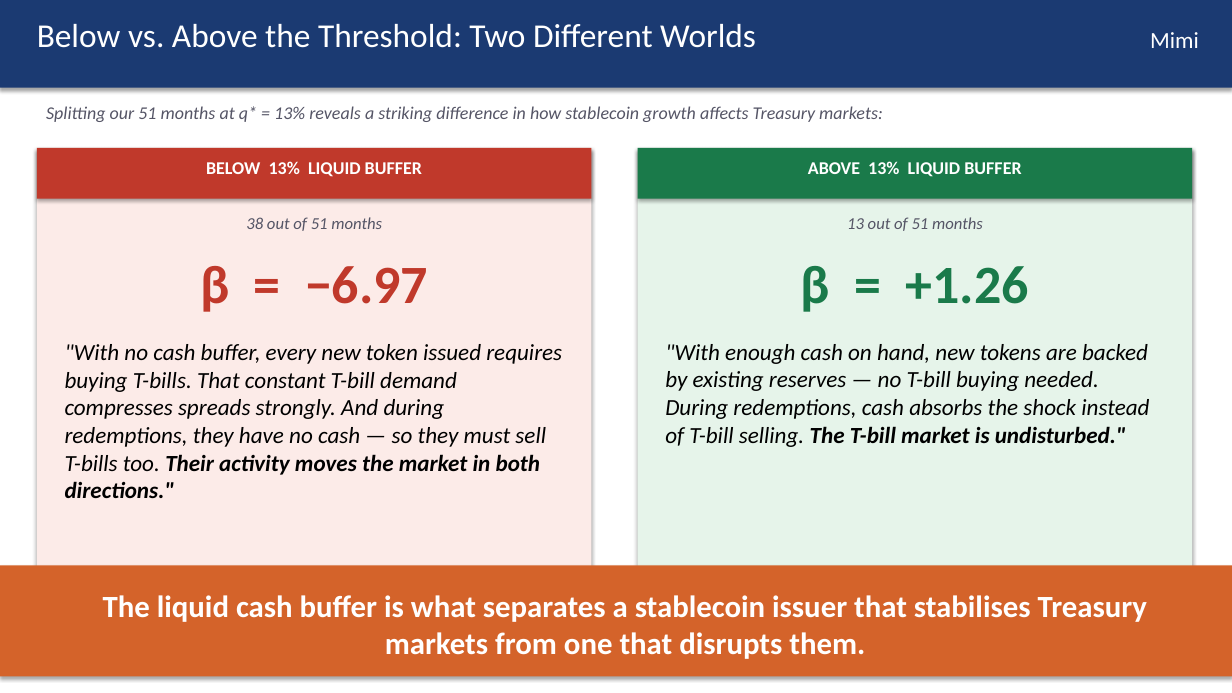
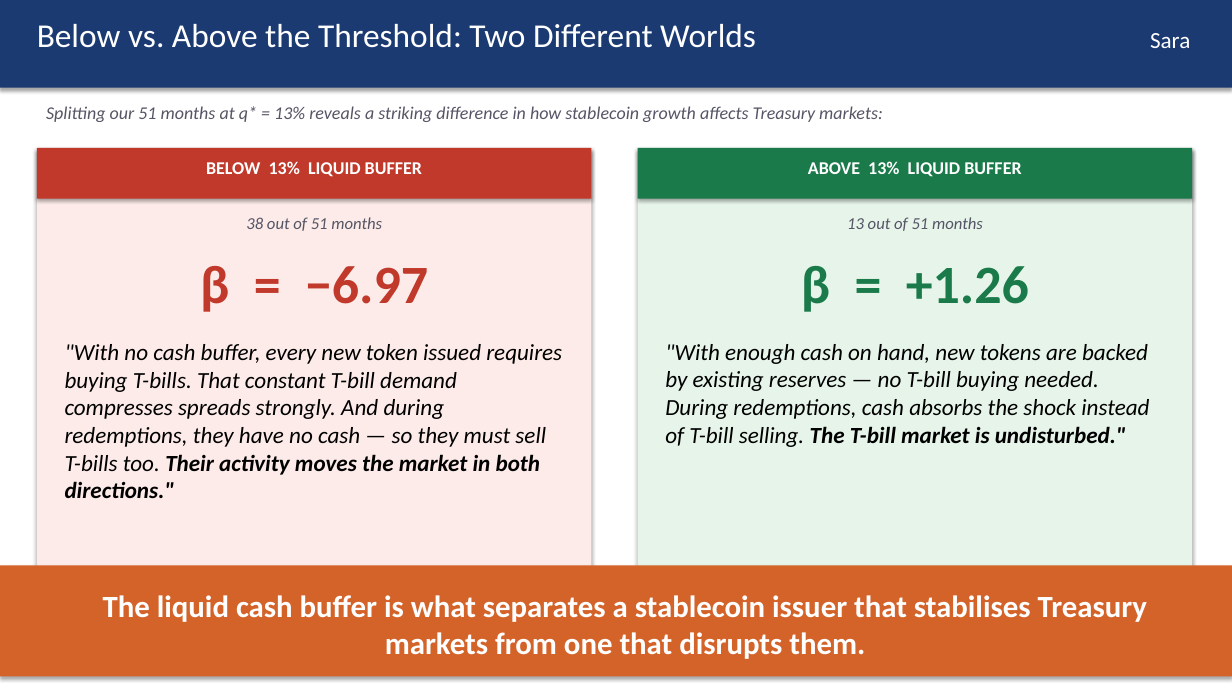
Before and after one commit to kimmireu0921/Stablecoins-and-the-Exorbitant-Privilege, a slide deck: slide 12 of FINAL_0512_Stablecoin_Exorbitant_Privilege.pptx. Drawn at 1232x693 pixels with LibreOffice and Linux fonts; fonts in the diff are those of the drawing. Boxes give left, top, right and bottom in pixels: in the first picture for what was removed or moved away, otherwise in the second. Text is boxed around its words. In the diff, an @@ line names an element or a change of style, - is before the commit and + after.

```diff
--- a/FINAL_0512_Stablecoin_Exorbitant_Privilege.pptx
+++ b/FINAL_0512_Stablecoin_Exorbitant_Privilege.pptx
@@ text at (1150,33,1190,48): text changed @@
-Mimi
+Sara
```
Also in this commit, not shown: 1 other slide changed.
